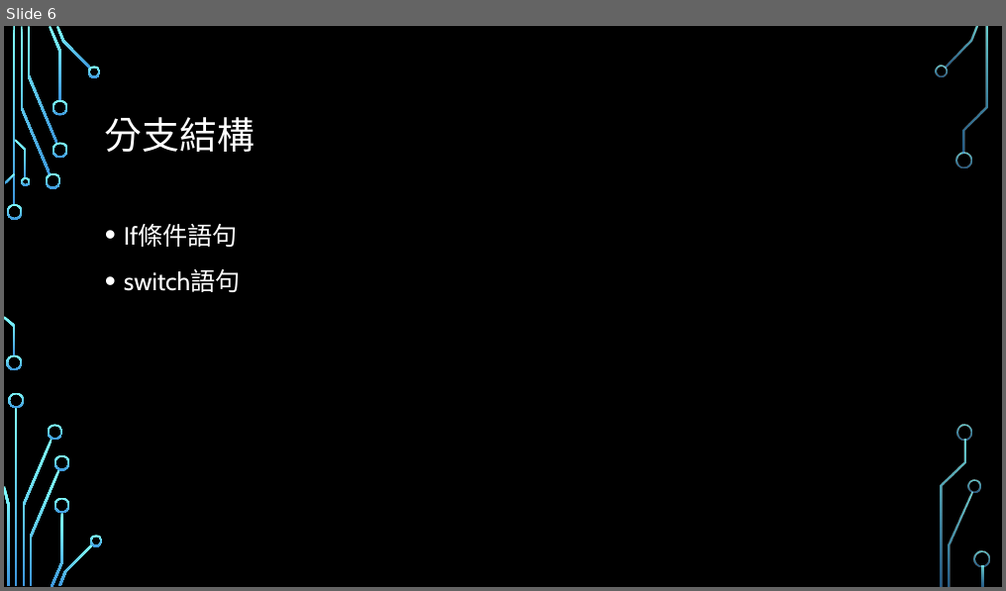
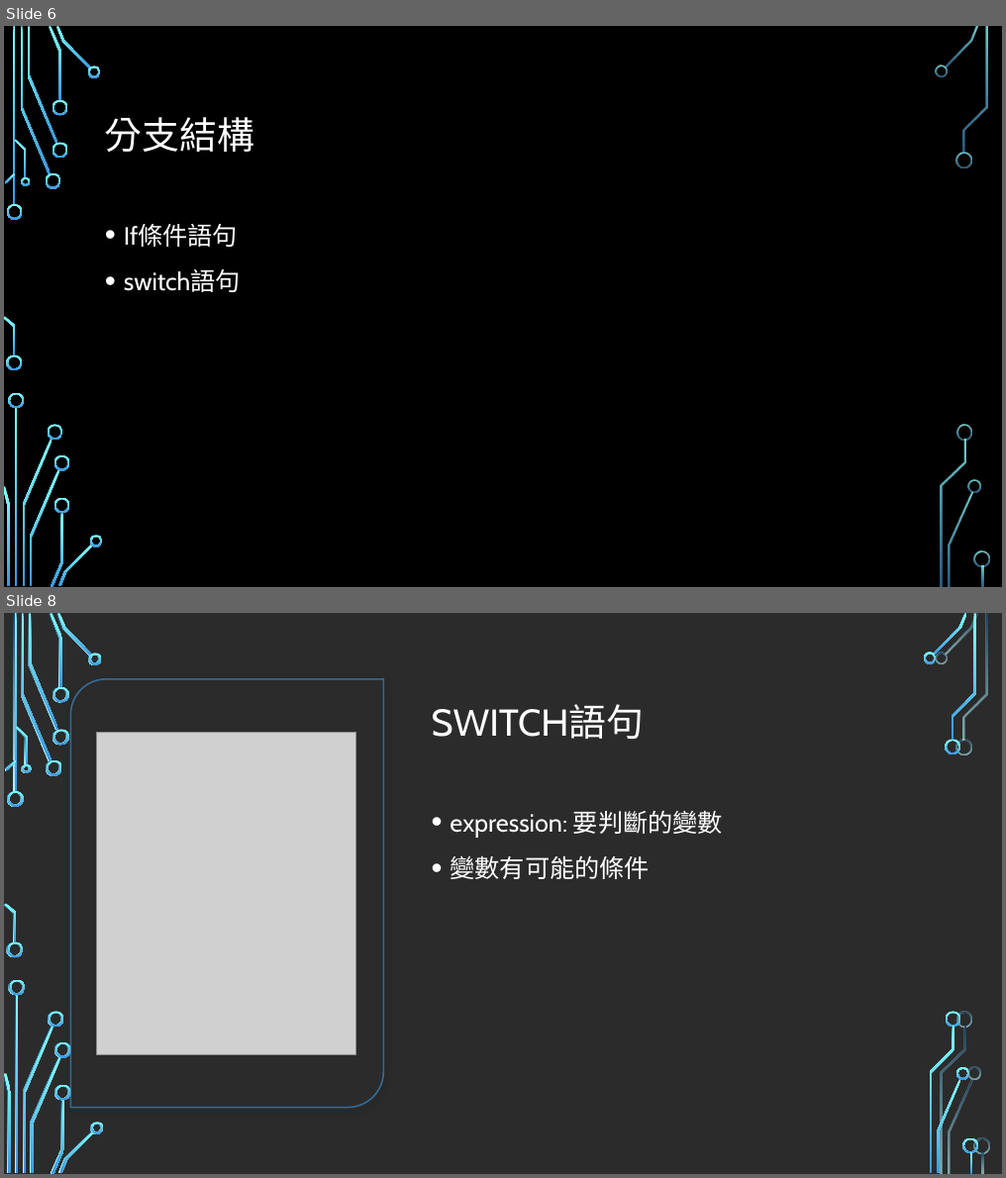
Before and after one commit to Alvin-Lo0729/ncut-java, a slide deck: doc/JAVA0123.pptx. Shown one above the other, each under a label of ours: slide 6 before the commit, slides 6 and 8 after it; the slides between them are not shown. The pictures are 1006x591 and 1006x1178 pixels, drawn with LibreOffice and Linux fonts; fonts in the diff are those of the drawing; grey boxes stand for pictures; background and template pictures are left out; a plain dark background stands for a picture behind light text. Boxes give left, top, right and bottom in pixels: in the first picture for what was removed or moved away, otherwise in the second. Text is boxed around its words. In the diff, an @@ line names an element or a change of style, - is before the commit and + after.

```diff
--- a/doc/JAVA0123.pptx
+++ b/doc/JAVA0123.pptx
@@ slide 8 added at [4, 613, 1002, 1174], background picture (left out) @@
@@ round diag rect added at [70, 679, 383, 1107], fill #FFFFFF, outline #3D97DE 1.5 pt @@
@@ title added at [432, 704, 645, 739], 36 pt, text #FFFFFF @@
+SWITCH語句
@@ picture added at [96, 732, 356, 1056] @@
@@ text added at [450, 811, 723, 879], 24 pt, text #FFFFFF @@
+• expression: 要判斷的變數
+• 變數有可能的條件
@@ group added at [4, 613, 979, 1174]: 33 freeform shapes, 3 rectangles @@
@@ group added at [4, 613, 990, 1174]: 33 freeform shapes, 3 rectangles @@
```
Also in this commit, not shown: 1 slide changed, 2 other slides added.
